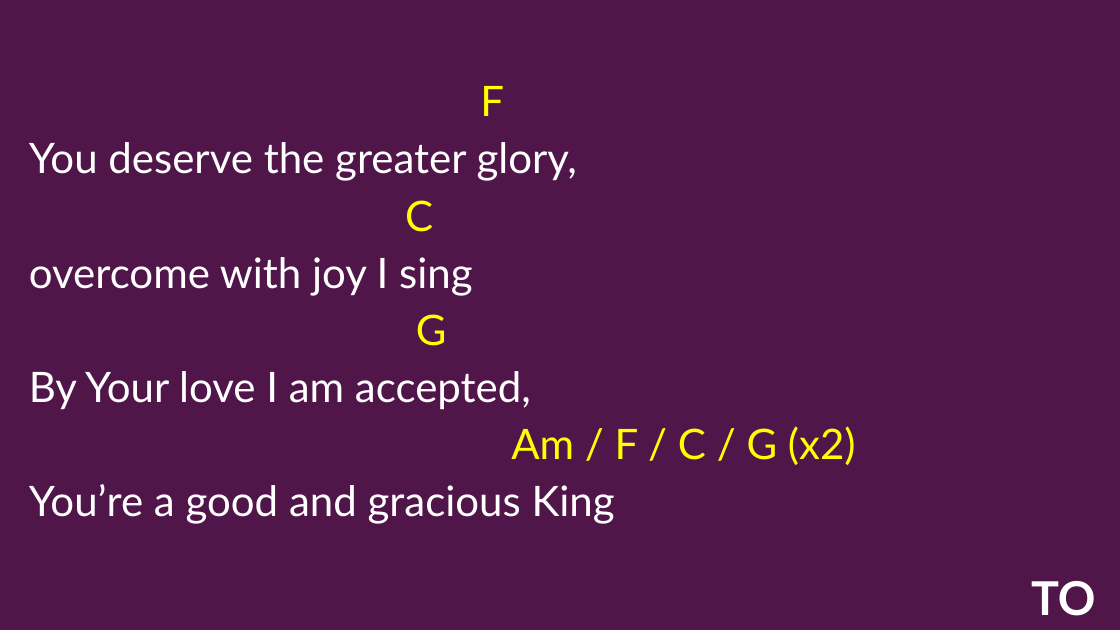
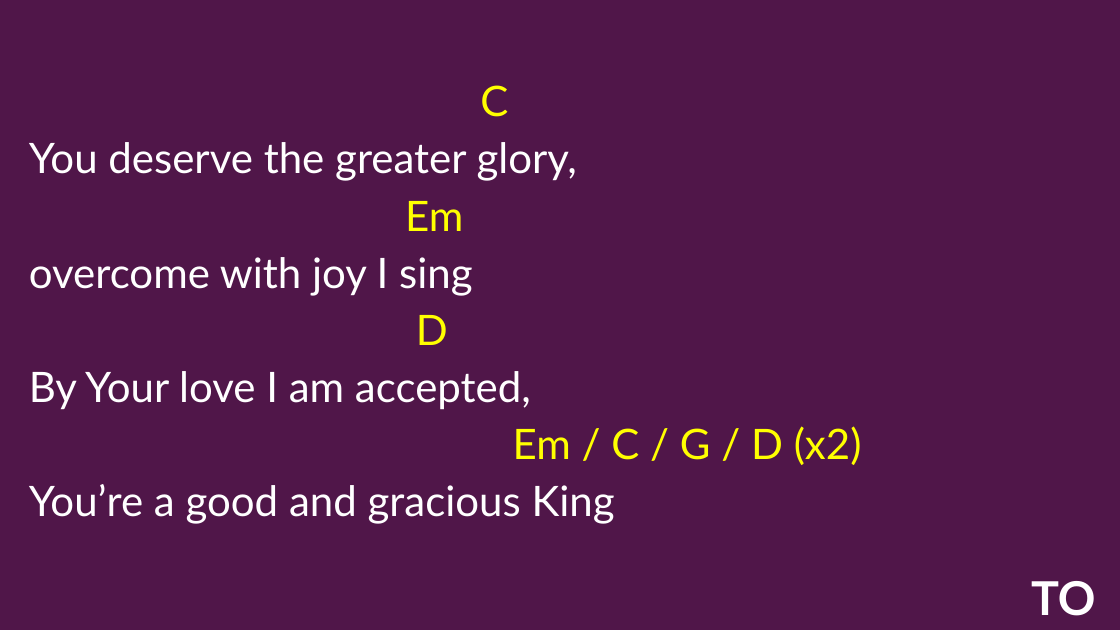
Before and after one commit to kendall412/worship, a slide deck: slide 8 of set/2026-11-22 ECBC-CH.pptx. Drawn at 1120x630 pixels with LibreOffice and Linux fonts; fonts in the diff are those of the drawing. Boxes give left, top, right and bottom in pixels: in the first picture for what was removed or moved away, otherwise in the second. Text is boxed around its words. In the diff, an @@ line names an element or a change of style, - is before the commit and + after.

```diff
--- a/set/2026-11-22 ECBC-CH.pptx
+++ b/set/2026-11-22 ECBC-CH.pptx
@@ subtitle at (x1=480, y1=85, x2=508, y2=117): text changed @@
-F
+C
@@ subtitle at (x1=405, y1=201, x2=463, y2=231): text changed @@
-C
+Em
@@ subtitle at (x1=416, y1=315, x2=448, y2=345): text changed @@
-G
+D
@@ subtitle at (x1=513, y1=426, x2=862, y2=465): text changed @@
-Am / F / C / G (x2)
+Em / C / G / D (x2)
```
Also in this commit, not shown: 10 other slides changed, 2 slides removed.
